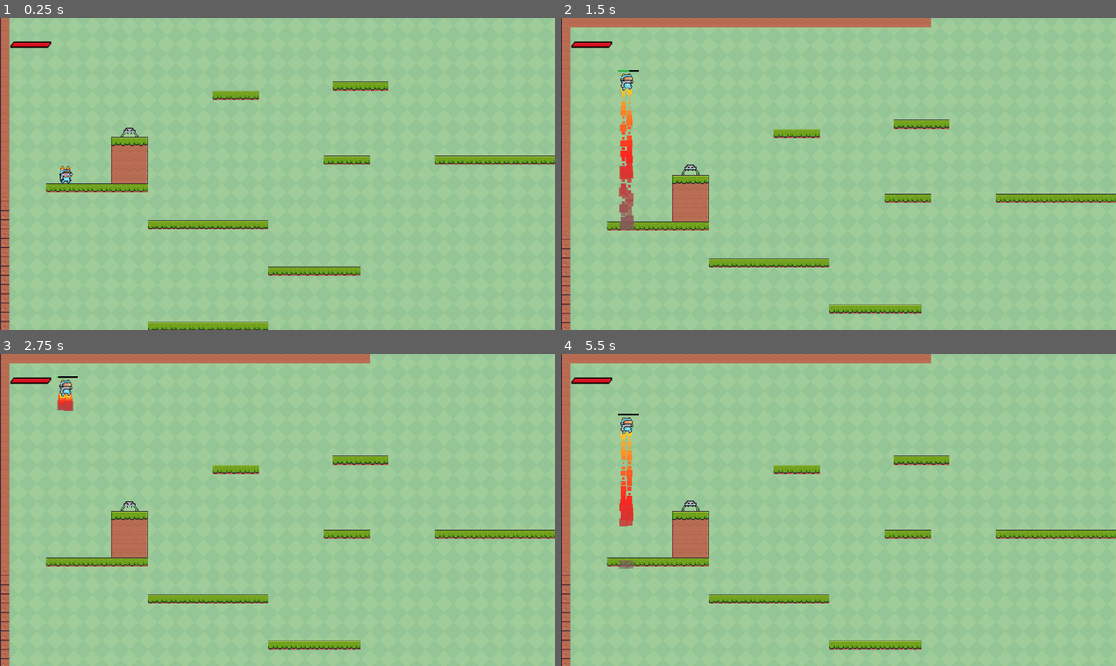
Above: before the commit, frames 1-4 (two rows, left to right).
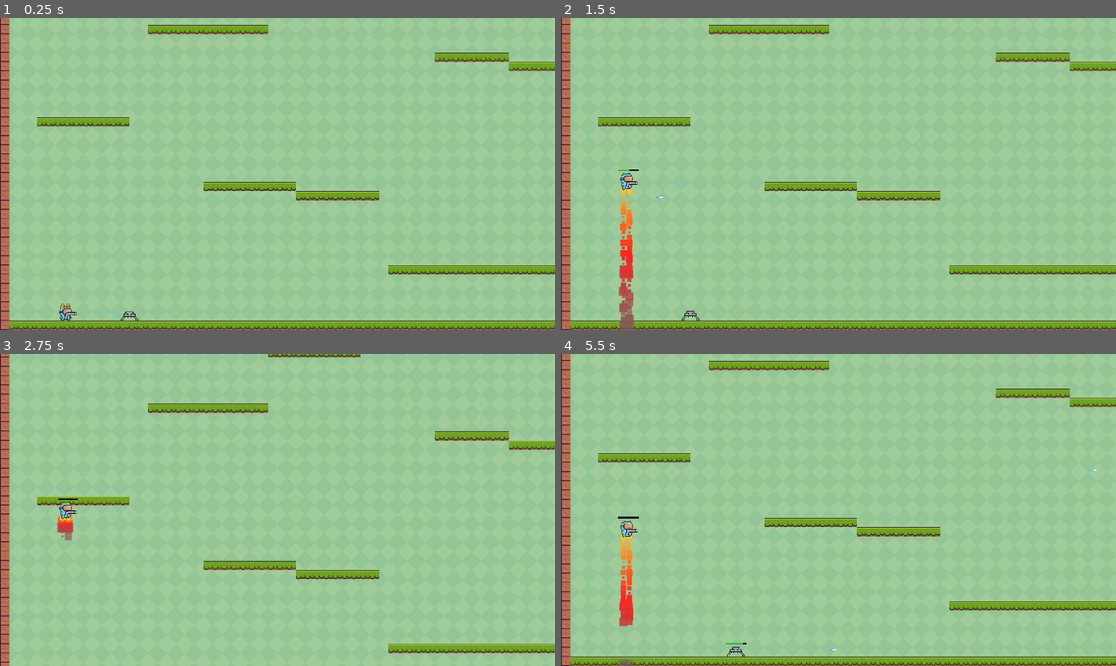
Above: after the commit, the same moments.

Repository: rdripley/silo
Game: Godot game, scene res://main.tscn
Same seed, same stepped clock (60 frames per second), same inputs: the game is played once before the commit and once after it.
Inputs:
- Up to frame 1 (0.25 s): no input
- Up to frame 2 (1.5 s): hold Space (jump) 0.53-1.28 s; tap Shift (attack) at 1.35 s
- Up to frame 3 (2.75 s): tap Space (jump) at 1.52, 1.55, 1.82 s; hold Space (jump) from 2.03 s (still down)
- Up to frame 4 (5.5 s): release Space (jump) at 2.78 s; tap Shift (attack) at 2.85, 4.35 s; tap Space (jump) at 3.02, 3.05, 3.32, 4.52, 4.55, 4.82 s; hold Space (jump) 3.53-4.28 s; hold Space (jump) from 5.03 s (still down)

The runs differ from the first frame. In frame 1, 11% of the frame differs, in the area x 0-100%, y 0-100%; in frame 2, 14%; in frame 3, 11%; in frame 4, 14%.

Commit message:
General Bug Fixes
Added weapon crosshairs. Fixed function naming convention. Fixed bullet damage issue. Updated most of the variable data types

Diff:
--- a/main.tscn
+++ b/main.tscn
@@ -1,12 +1,14 @@
-[gd_scene load_steps=11 format=4 uid="uid://bojf7mrn71gwq"]
+[gd_scene load_steps=13 format=4 uid="uid://bojf7mrn71gwq"]
 
 [ext_resource type="Texture2D" uid="uid://cvhpjvm0t6p51" path="res://assets/world/Green.png" id="1_7yjmx"]
 [ext_resource type="Texture2D" uid="uid://d7v303uo5xx6" path="res://assets/world/Terrain (16x16).png" id="2_7tn5b"]
 [ext_resource type="PackedScene" uid="uid://gfbiiwln0xuq" path="res://scenes/player/main_character.tscn" id="3_gsgf5"]
 [ext_resource type="PackedScene" uid="uid://cbp1ah547noe7" path="res://scenes/enemies/enemy_spider_drone.tscn" id="5_cla81"]
+[ext_resource type="Script" uid="uid://dmggvj1pgxqwd" path="res://scenes/components/health_component.gd" id="5_kek77"]
+[ext_resource type="Script" uid="uid://bvgrkmsq3wykq" path="res://scenes/components/hurtbox.gd" id="6_4c57u"]
 [ext_resource type="Texture2D" uid="uid://bpketdxarph0f" path="res://assets/health_bar/Black Health Bar.png" id="6_msbhr"]
 [ext_resource type="Texture2D" uid="uid://c3ovot32td7ba" path="res://assets/health_bar/Red Health Bar.png" id="7_lqe1p"]
-[ext_resource type="Script" path="res://scenes/player/player_health_bar.gd" id="8_i66yw"]
+[ext_resource type="Script" uid="uid://c81k13m0uoomi" path="res://scenes/player/player_health_bar.gd" id="8_i66yw"]
 
 [sub_resource type="TileSetAtlasSource" id="TileSetAtlasSource_t16rr"]
 texture = ExtResource("2_7tn5b")
@@ -198,19 +200,56 @@
 tile_set = SubResource("TileSet_2pccm")
 
 [node name="EnemySpiderDrone" parent="Level 1 Node/Level 1 Map" instance=ExtResource("5_cla81")]
-position = Vector2(224, 263.667)
-collision_mask = 5
+position = Vector2(224, 1094)
+collision_mask = 1
+
+[node name="CollisionShape2D" parent="Level 1 Node/Level 1 Map/EnemySpiderDrone/EnemyHitbox" index="0"]
+position = Vector2(0, 0)
+
+[node name="EnemyHurtbox" parent="Level 1 Node/Level 1 Map/EnemySpiderDrone" index="3"]
+collision_layer = 16
+collision_mask = 17
+
+[node name="health_component" parent="Level 1 Node/Level 1 Map/EnemySpiderDrone" index="4"]
+health = 100.0
+
+[node name="EnemyHealthBar" parent="Level 1 Node/Level 1 Map/EnemySpiderDrone" index="6"]
+max_value = 100.0
+value = 100.0
 
 [node name="Player" parent="Level 1 Node" instance=ExtResource("3_gsgf5")]
 unique_name_in_owner = true
-position = Vector2(113.333, 336)
+position = Vector2(113.333, 1087)
+collision_mask = 5
 
 [node name="PlayerSprite" parent="Level 1 Node/Player" index="0"]
 animation = &"default"
 
 [node name="Gun" parent="Level 1 Node/Player/PlayerSprite" index="1"]
-position = Vector2(0, 6)
+position = Vector2(7.5, 9.5)
 scale = Vector2(1, 1)
+
+[node name="GunMarker" parent="Level 1 Node/Player/PlayerSprite/Gun/GunSprite" index="0"]
+position = Vector2(15, -0.5)
+
+[node name="Sprite2D" parent="Level 1 Node/Player/PlayerSprite/Gun" index="2"]
+position = Vector2(75.5, -6.5)
+
+[node name="health_component" type="Node" parent="Level 1 Node/Player" node_paths=PackedStringArray("hurt_box", "health_bar")]
+script = ExtResource("5_kek77")
+health = 100.0
+hurt_box = NodePath("../hurtBox")
+health_bar = NodePath("../../../CanvasLayer/PlayerHealthBar")
+metadata/_custom_type_script = "uid://dmggvj1pgxqwd"
+
+[node name="hurtBox" type="Node" parent="Level 1 Node/Player" node_paths=PackedStringArray("area2D")]
+script = ExtResource("6_4c57u")
+area2D = NodePath("../PlayerHurtbox")
+metadata/_custom_type_script = "uid://bvgrkmsq3wykq"
+
+[node name="Label" type="Label" parent="Level 1 Node/Player"]
+offset_right = 40.0
+offset_bottom = 23.0
 
 [node name="StaticBody2D" type="StaticBody2D" parent="Level 1 Node"]
 
@@ -236,6 +275,8 @@
 player = NodePath("../../Level 1 Node/Player")
 
 [connection signal="ready" from="Level 1 Node" to="Level 1 Node/Player/FollowCam" method="_on_level_1_node_ready" binds= ["Level 1 Node", 0]]
+[connection signal="died" from="Level 1 Node/Player/health_component" to="Level 1 Node/Player" method="_on_health_component_died"]
+[connection signal="knockback" from="Level 1 Node/Player/hurtBox" to="Level 1 Node/Player" method="_on_hurt_box_knockback"]
 
 [editable path="Level 1 Node/Level 1 Map/EnemySpiderDrone"]
 [editable path="Level 1 Node/Player"]
--- a/project.godot
+++ b/project.godot
@@ -12,7 +12,7 @@
 
 config/name="The Silent Silo"
 run/main_scene="res://main.tscn"
-config/features=PackedStringArray("4.3", "Forward Plus")
+config/features=PackedStringArray("4.4", "Forward Plus")
 config/icon="res://icon.svg"
 
 [display]
@@ -28,6 +28,7 @@
 [global_group]
 
 Enemies=""
+Bullets=""
 
 [input]
 
--- a/scenes/components/bullet_component.gd
+++ b/scenes/components/bullet_component.gd
@@ -23,7 +23,6 @@
 
 
 func _on_body_entered(body: Node2D) -> void:
-	print(body.name)
 	var body_check = body.name.to_lower()
 	if body_check.contains("map"):
 		queue_free()
--- a/scenes/components/bullet_component.tscn
+++ b/scenes/components/bullet_component.tscn
@@ -1,15 +1,14 @@
 [gd_scene load_steps=4 format=3 uid="uid://bgkn6ew4op2d2"]
 
-[ext_resource type="Script" path="res://scenes/components/bullet_component.gd" id="1_5q1tj"]
+[ext_resource type="Script" uid="uid://c64uwsey1th00" path="res://scenes/components/bullet_component.gd" id="1_5q1tj"]
 [ext_resource type="Texture2D" uid="uid://c3yfqv7b3k4n4" path="res://assets/weapons/Blue Smooth Projectile.png" id="1_mqvw3"]
 
 [sub_resource type="CapsuleShape2D" id="CapsuleShape2D_v6nun"]
 radius = 3.0
 height = 14.0
 
-[node name="Bullet" type="Area2D"]
-collision_layer = 8
-collision_mask = 9
+[node name="Bullet" type="Area2D" groups=["Bullets"]]
+collision_layer = 16
 script = ExtResource("1_5q1tj")
 
 [node name="Sprite2D" type="Sprite2D" parent="."]
--- a/scenes/components/health_component.gd
+++ b/scenes/components/health_component.gd
@@ -1,7 +1,7 @@
 class_name health_component extends Node
 
 signal died
-@export var health: int
+@export var health: float
 @export var hurt_box: hurtBox
 @export var health_bar: TextureProgressBar
 
@@ -11,7 +11,7 @@
 		health_bar.visible = false
 	hurt_box.damage_taken.connect(damage_taken)
 
-func damage_taken(damage: int) -> void:
+func damage_taken(damage: float) -> void:
 	health -= damage
 	health_bar.value = health
 	health_bar.visible = true
--- a/scenes/components/hurtbox.gd
+++ b/scenes/components/hurtbox.gd
@@ -6,6 +6,7 @@
 var gun = weapon_component.new()
 
 var bullet_damage = gun.weapons_dict.Pistol.damage
+var player_damage = 10
 
 @export var area2D: Area2D
 
@@ -13,6 +14,9 @@
 	area2D.area_entered.connect(collision)
 
 func collision(collider) -> void:
-	if collider.name == "EnemyHitbox": return
-	knockback.emit(collider)
-	damage_taken.emit(bullet_damage)
+	if collider.name == "EnemyHitbox":
+		knockback.emit(collider)
+		damage_taken.emit(player_damage)
+	if collider.is_in_group("Bullets"):
+		knockback.emit(collider)
+		damage_taken.emit(bullet_damage)
--- a/scenes/enemies/enemy_spider_drone.gd
+++ b/scenes/enemies/enemy_spider_drone.gd
@@ -4,9 +4,9 @@
 
 @export var knockback_power: int = 300
 
-var died = false
-const SPEED = 400.0
-const JUMP_VELOCITY = -400.0
+var died: bool = false
+const SPEED: float = 400.0
+const JUMP_VELOCITY: float = -400.0
 
 func _animations(a):
 	sprite_2d.animation = a
@@ -36,12 +36,10 @@
 
 func is_dead() -> void:
 	died = true
-	print_debug(died)
 	if died == true:
 		queue_free()
 
 
 func _on_hurt_box_knockback(area: Area2D) -> void:
 	var damage_direction = area.global_position - sprite_2d.global_position
-	#print_debug(damage_direction)
 	knockback(damage_direction)
--- a/scenes/enemies/enemy_spider_drone.tscn
+++ b/scenes/enemies/enemy_spider_drone.tscn
@@ -160,7 +160,7 @@
 
 [node name="EnemyHitbox" type="Area2D" parent="." groups=["Enemies"]]
 collision_layer = 8
-collision_mask = 0
+collision_mask = 8
 
 [node name="CollisionShape2D" type="CollisionShape2D" parent="EnemyHitbox"]
 position = Vector2(2.13163e-14, -4.76837e-07)
@@ -168,8 +168,6 @@
 shape = SubResource("RectangleShape2D_2ihtk")
 
 [node name="EnemyHurtbox" type="Area2D" parent="."]
-collision_layer = 0
-collision_mask = 8
 
 [node name="CollisionShape2D" type="CollisionShape2D" parent="EnemyHurtbox"]
 position = Vector2(0, -0.5)
--- a/scenes/player/gun.gd
+++ b/scenes/player/gun.gd
@@ -9,7 +9,7 @@
 @onready var gun_sprite: Sprite2D = %GunSprite
 
 @onready var shoot_speed = gun_component.weapons_dict.Pistol.shoot_speed
-var canShoot = true
+var canShoot: bool = true
 var bulletDirection = Vector2(1,0)
 
 func _ready():
--- a/scenes/player/gun.tscn
+++ b/scenes/player/gun.tscn
@@ -1,23 +1,23 @@
-[gd_scene load_steps=3 format=3 uid="uid://bg3om3a8j0jcs"]
+[gd_scene load_steps=4 format=3 uid="uid://bg3om3a8j0jcs"]
 
-[ext_resource type="Script" path="res://scenes/player/gun.gd" id="1_qh3xr"]
+[ext_resource type="Script" uid="uid://cq7pm4yo5y5ks" path="res://scenes/player/gun.gd" id="1_qh3xr"]
 [ext_resource type="Texture2D" uid="uid://j743mox44f28" path="res://assets/weapons/energy_pistol.png" id="2_ieyma"]
+[ext_resource type="Texture2D" uid="uid://bs8sr7kmmhcsr" path="res://assets/weapons/crosshairs.png" id="3_xf7jr"]
 
 [node name="Gun" type="Node2D"]
-position = Vector2(187, 154)
 script = ExtResource("1_qh3xr")
 
 [node name="GunSprite" type="Sprite2D" parent="."]
 unique_name_in_owner = true
-position = Vector2(0, 1)
 texture = ExtResource("2_ieyma")
 
 [node name="GunMarker" type="Marker2D" parent="GunSprite"]
 unique_name_in_owner = true
-position = Vector2(17, -1)
-scale = Vector2(2.5, 2.5)
 
 [node name="GunShootSpeedTimer" type="Timer" parent="."]
 unique_name_in_owner = true
 
+[node name="Sprite2D" type="Sprite2D" parent="."]
+texture = ExtResource("3_xf7jr")
+
 [connection signal="timeout" from="GunShootSpeedTimer" to="." method="_on_shoot_speed_timer_timeout"]
--- a/scenes/player/main_character.gd
+++ b/scenes/player/main_character.gd
@@ -12,23 +12,19 @@
 @onready var hurt_timer = %HurtTimer
 
 # Player movement
-@export var speed = 400.0
-@export var jump_velocity = -400.0
+@export var speed: float = 400.0
+@export var jump_velocity: float = -400.0
 @export var knockback_power: int = 500
 var default_direction = Vector2.RIGHT
-var is_left = false
+var is_left: bool = false
 var is_hurt: bool = false
 
-# player health
-@export var max_health = 30
-@onready var current_health: int = max_health
-
 # Jetpack attributes
-const jetpack_velocity = -500.0
-var fuel = 100.0
+const jetpack_velocity: float = -500.0
+var fuel: float = 100.0
 var maximum_fuel = fuel
 var minimum_fuel = 0
-var fuel_empty = false
+var fuel_empty: bool = false
 
 # Set thumbstick direction
 var thumb_stick_direction = Vector2(Input.get_joy_axis(0, JOY_AXIS_RIGHT_X),Input.get_joy_axis(0, JOY_AXIS_RIGHT_Y))
@@ -77,18 +73,11 @@
 
 # handle gun direction and actions
 func _handle_gun(gun_direction, gun_facing_left):
-
 	# Handle Gun Inputs
 	if Input.is_action_pressed("attack"):
 		gun._shoot()
 
 	gun._setup_direction(gun_direction, gun_facing_left)
-
-# handle player/enemy collision
-func _handle_collision():
-	for i in get_slide_collision_count():
-		var collision = get_slide_collision(i)
-		var collider = collision.get_collider()
 
 
 func knockback(enemyVelocity: Vector2):
@@ -116,18 +105,26 @@
 	# Change Character & Weapon Direction
 	if Input.is_action_pressed("left"):
 		default_direction = Vector2.LEFT
+		is_left = true
+		sprite_2d.flip_h = is_left
 		if thumb_stick_direction == Vector2(0,0):
 			thumb_stick_direction = default_direction
-			is_left = true
-			sprite_2d.flip_h = is_left
 		elif thumb_stick_direction != Vector2(0,0):
 			thumb_stick_direction = Vector2(Input.get_joy_axis(0, JOY_AXIS_RIGHT_X),Input.get_joy_axis(0, JOY_AXIS_RIGHT_Y))
-			is_left = true
-			sprite_2d.flip_h = is_left
 
 		_handle_gun(thumb_stick_direction, is_left)
 
-	elif sprite_2d.animation == "default":
+	elif Input.is_action_pressed("right"):
+		default_direction = Vector2.RIGHT
+		is_left = false
+		sprite_2d.flip_h = is_left
+		if thumb_stick_direction == Vector2(0,0):
+			thumb_stick_direction = default_direction
+		elif thumb_stick_direction != Vector2(0,0):
+			thumb_stick_direction = Vector2(Input.get_joy_axis(0, JOY_AXIS_RIGHT_X),Input.get_joy_axis(0, JOY_AXIS_RIGHT_Y))
+
+		_handle_gun(thumb_stick_direction, is_left)
+	else:
 		if thumb_stick_direction == Vector2(0,0):
 			thumb_stick_direction = default_direction
 		else:
@@ -137,19 +134,6 @@
 			is_left = false
 		else:
 			is_left = true
-		_handle_gun(thumb_stick_direction, is_left)
-
-	elif Input.is_action_pressed("right"):
-		default_direction = Vector2.RIGHT
-		if thumb_stick_direction == Vector2(0,0):
-			thumb_stick_direction = default_direction
-			is_left = false
-			sprite_2d.flip_h = is_left
-		elif thumb_stick_direction != Vector2(0,0):
-			thumb_stick_direction = Vector2(Input.get_joy_axis(0, JOY_AXIS_RIGHT_X),Input.get_joy_axis(0, JOY_AXIS_RIGHT_Y))
-			is_left = false
-			sprite_2d.flip_h = is_left
-
 		_handle_gun(thumb_stick_direction, is_left)
 
 func _physics_process(delta: float) -> void:
@@ -168,26 +152,20 @@
 	_player_movement()
 	# jetpack movement call
 	_jetPack()
-	# handle collisions
-	_handle_collision()
 
 	move_and_slide()
 
-func _ready() -> void:
-	player_health_bar.value = current_health
+func _on_health_component_died() -> void:
+	print_debug("dead")
 
-func _on_hurtbox_area_entered(area: Area2D) -> void:
+
+func _on_hurt_box_knockback(area: Area2D) -> void:
 	if is_hurt: return
-	if area.name == "EnemyHitbox":
-		current_health -= 1
-		if current_health < 0:
-			current_health = max_health
-		player_health_bar.update()
-		is_hurt = true
-		knockback(area.get_parent().velocity)
-		hit_flash_anim_player.play("hit_flash")
-		hurt_timer.start()
-		await hurt_timer.timeout
-		hit_flash_anim_player.stop()
-		sprite_2d.modulate = Color.WHITE
-		is_hurt = false
+	is_hurt = true
+	knockback(area.get_parent().velocity)
+	hit_flash_anim_player.play("hit_flash")
+	hurt_timer.start()
+	await hurt_timer.timeout
+	hit_flash_anim_player.stop()
+	sprite_2d.modulate = Color.WHITE
+	is_hurt = false
--- a/scenes/player/main_character.tscn
+++ b/scenes/player/main_character.tscn
@@ -255,12 +255,11 @@
 
 [sub_resource type="AnimationLibrary" id="AnimationLibrary_vkqab"]
 _data = {
-"RESET": SubResource("Animation_4rl1q"),
-"hit_flash": SubResource("Animation_wjffm")
+&"RESET": SubResource("Animation_4rl1q"),
+&"hit_flash": SubResource("Animation_wjffm")
 }
 
 [node name="Player" type="CharacterBody2D"]
-position = Vector2(126, 163)
 collision_layer = 2
 collision_mask = 15
 script = ExtResource("1_f0cd4")
@@ -268,7 +267,6 @@
 [node name="PlayerSprite" type="AnimatedSprite2D" parent="."]
 unique_name_in_owner = true
 texture_filter = 1
-position = Vector2(-7.62939e-06, 0)
 sprite_frames = SubResource("SpriteFrames_033gq")
 animation = &"running"
 autoplay = "default"
@@ -324,6 +322,7 @@
 script = ExtResource("10_tft1s")
 
 [node name="PlayerHurtbox" type="Area2D" parent="."]
+unique_name_in_owner = true
 collision_layer = 0
 collision_mask = 8
 
@@ -334,13 +333,11 @@
 [node name="HitFlash" type="AnimationPlayer" parent="."]
 unique_name_in_owner = true
 libraries = {
-"": SubResource("AnimationLibrary_vkqab")
+&"": SubResource("AnimationLibrary_vkqab")
 }
 
 [node name="HurtTimer" type="Timer" parent="."]
 unique_name_in_owner = true
 one_shot = true
 
-[connection signal="area_entered" from="PlayerHurtbox" to="." method="_on_hurtbox_area_entered"]
-
 [editable path="PlayerSprite/Gun"]
--- a/scenes/player/player_health_bar.gd
+++ b/scenes/player/player_health_bar.gd
@@ -2,9 +2,9 @@
 
 @export var player: Player
 
-func _ready() -> void:
-	update()
-
-
-func update():
-	value = player.current_health * 100 / player.max_health
+#func _ready() -> void:
+	#update()
+#
+#
+#func update():
+	#value = player.current_health * 100 / player.max_health
Binary file added: assets/weapons/crosshairs.png
Not shown, added: assets/weapons/crosshairs.png.import
Not shown, added: scenes/components/bullet_component.gd.uid
Not shown, added: scenes/components/health_component.gd.uid
Not shown, added: scenes/components/hitbox.gd.uid
Not shown, added: scenes/components/hurtbox.gd.uid
Not shown, added: scenes/components/weapon_component.gd.uid
Not shown, added: scenes/enemies/enemy_spider_drone.gd.uid
Not shown: 1 places in scenes/enemies/enemy_spider_drone.tscn that only renumber resources
Not shown, added: scenes/player/follow_cam.gd.uid
Not shown, added: scenes/player/gun.gd.uid
Not shown, added: scenes/player/jetpack_fuel_bar.gd.uid
(and 3 more such lines)
